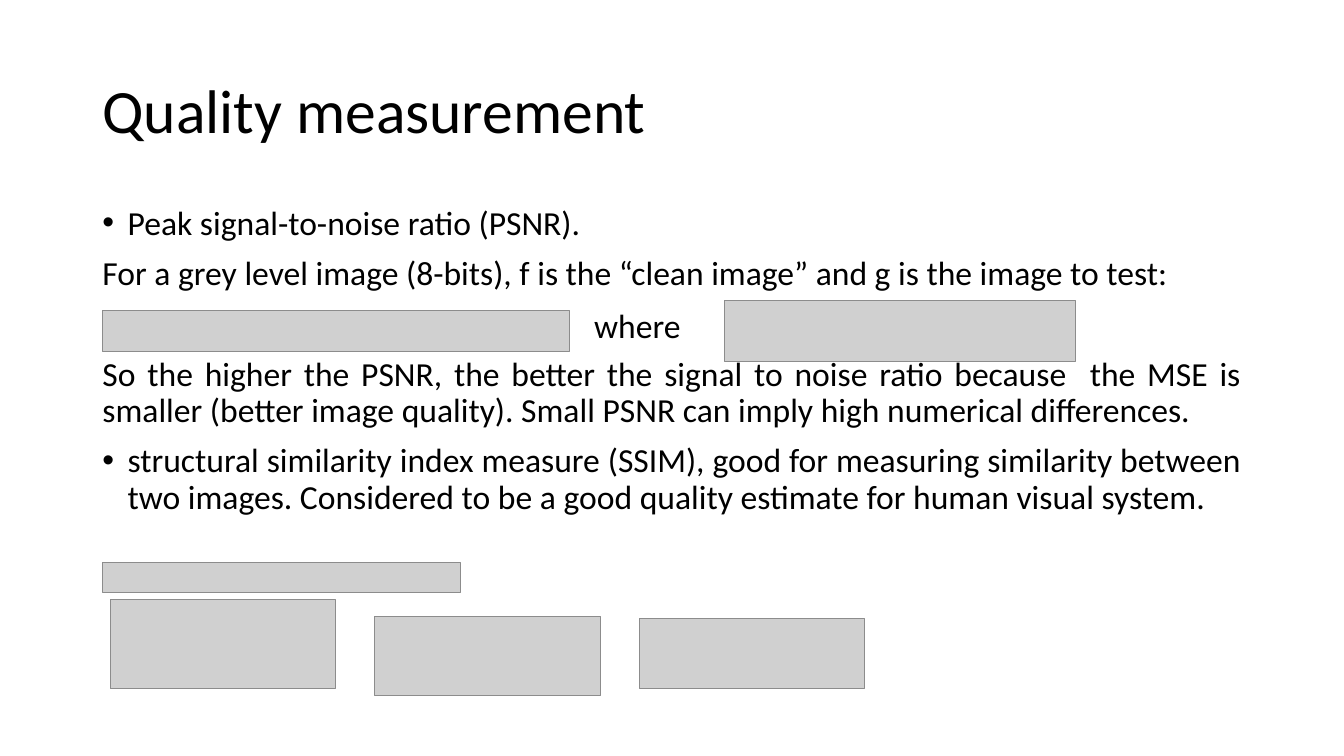
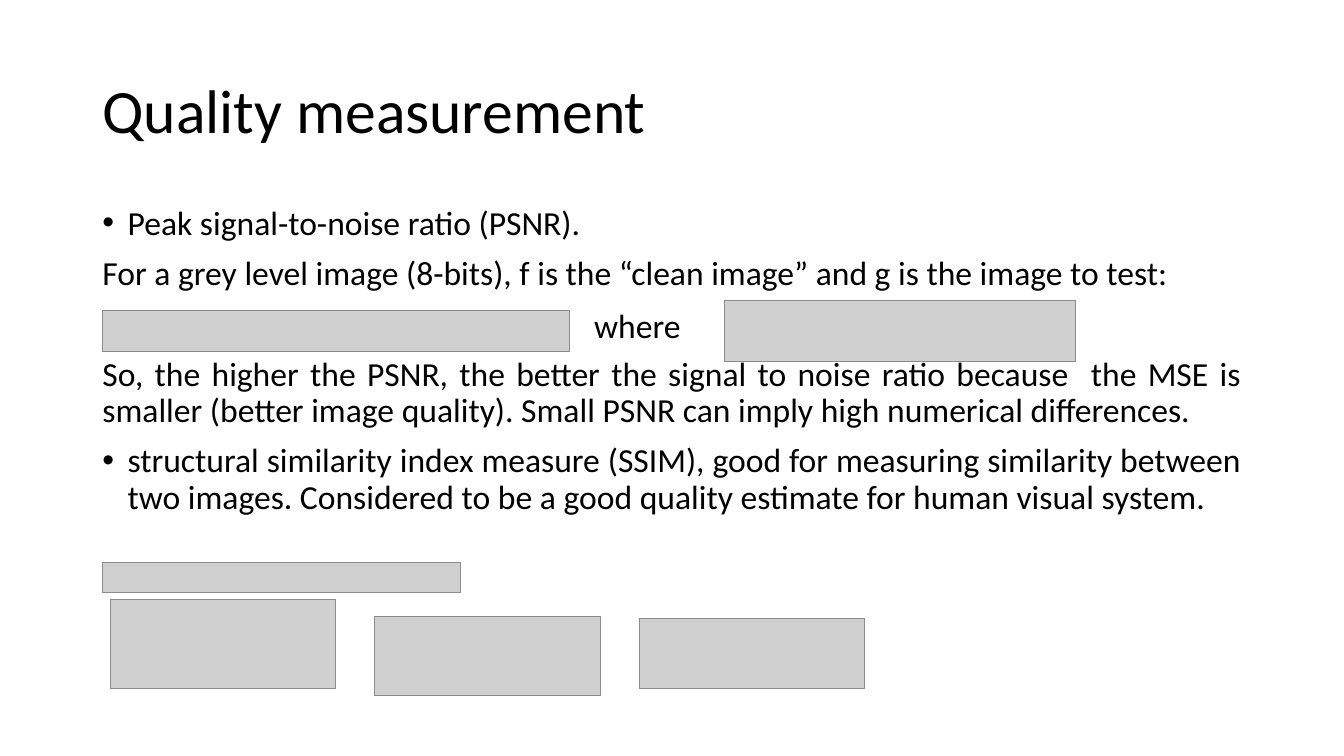
Before and after one commit to Tomlevron/Digital-image-processing, a slide deck: slide 22 of Slideshow/Scale-recurrent network for deblurring.pptx (slide 23 before the commit). Drawn at 1344x756 pixels with LibreOffice and Linux fonts; fonts in the diff are those of the drawing; grey boxes stand for pictures. Boxes give left, top, right and bottom in pixels: in the first picture for what was removed or moved away, otherwise in the second. Text is boxed around its words. In the diff, an @@ line names an element or a change of style, - is before the commit and + after.

```diff
--- a/Slideshow/Scale-recurrent network for deblurring.pptx
+++ b/Slideshow/Scale-recurrent network for deblurring.pptx
@@ text at box(102, 358, 1241, 428): text changed @@
-So the higher the PSNR, the better the signal to noise ratio because the MSE is smaller (better image quality). Small PSNR can imply high numerical differences.
+So, the higher the PSNR, the better the signal to noise ratio because the MSE is smaller (better image quality). Small PSNR can imply high numerical differences.
```
Also in this commit, not shown: 6 other slides changed.
